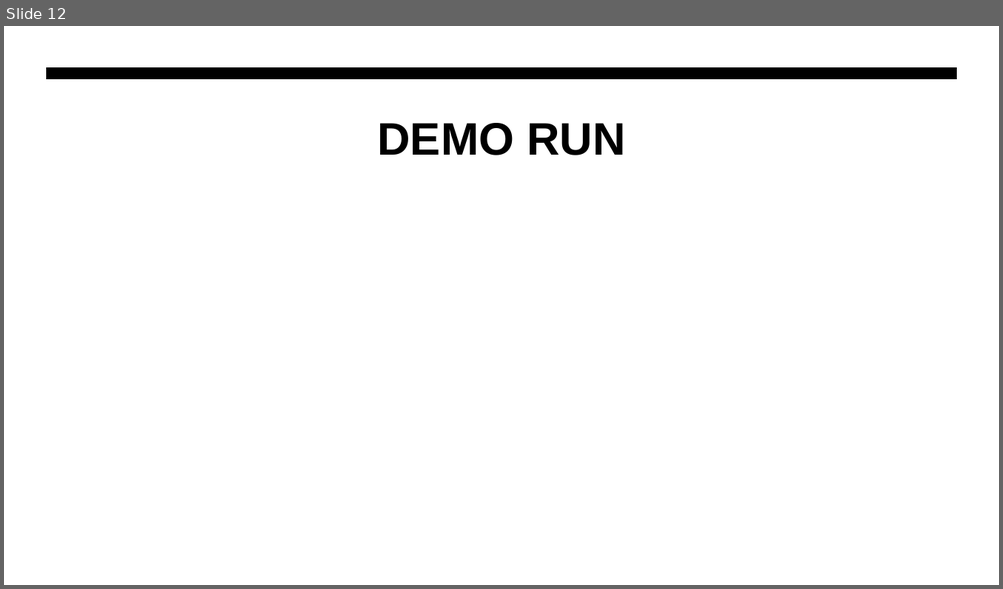
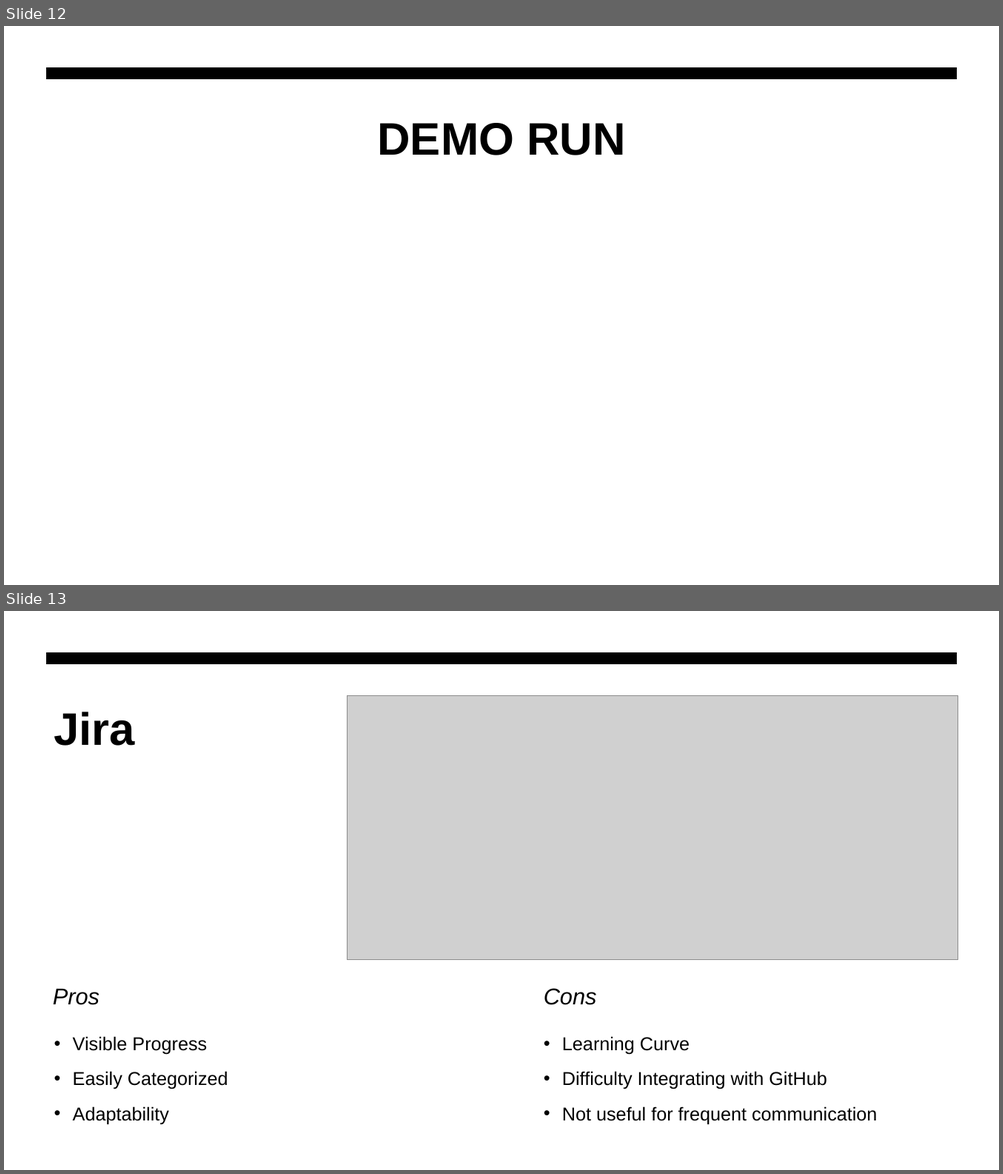
Before and after one commit to jesguerrero17/Group-Project-1, a slide deck: Group-Project-1.pptx. Shown one above the other, each under a label of ours: slide 12 before the commit, slides 12 and 13 after it. The pictures are 1003x589 and 1003x1174 pixels, drawn with LibreOffice and Linux fonts; fonts in the diff are those of the drawing; grey boxes stand for pictures. Boxes give left, top, right and bottom in pixels: in the first picture for what was removed or moved away, otherwise in the second. Text is boxed around its words. In the diff, an @@ line names an element or a change of style, - is before the commit and + after.

Commit message:
PPT update

```diff
--- a/Group-Project-1.pptx
+++ b/Group-Project-1.pptx
@@ slide 13 added at [4,611,999,1170], background #FFFFFF; not listed: 1 template element that a slide beside it also shows @@
@@ picture added at [347,696,958,960] @@
@@ title added at [54,712,136,746], 44 pt, text #000000, bold @@
+Jira
@@ text added at [53,988,99,1005], 22 pt, text #000000, italic @@
+Pros
@@ text added at [543,988,597,1005], 22 pt, text #000000, italic @@
+Cons
@@ text added at [73,1037,228,1125], 18 pt, text #000000 @@
+• Visible Progress
+• Easily Categorized
+• Adaptability
@@ text added at [562,1037,876,1125], 18 pt, text #000000 @@
+• Learning Curve
+• Difficulty Integrating with GitHub
+• Not useful for frequent communication
```
Also in this commit, not shown: 3 slides changed.
